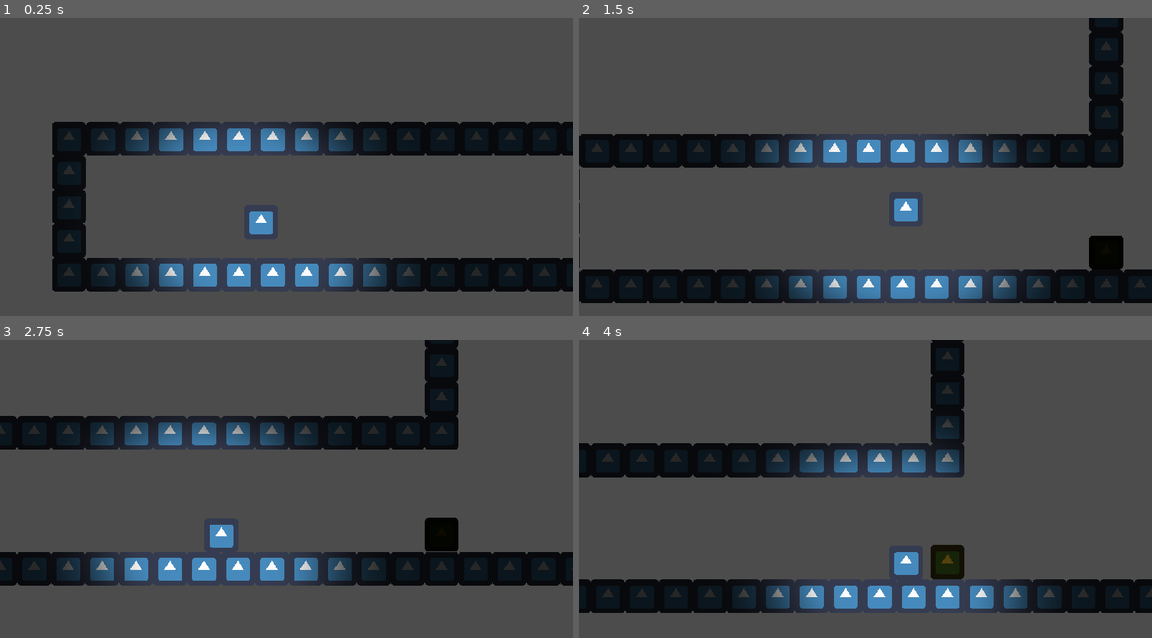
Above: before the commit, frames 1-4 (two rows, left to right).
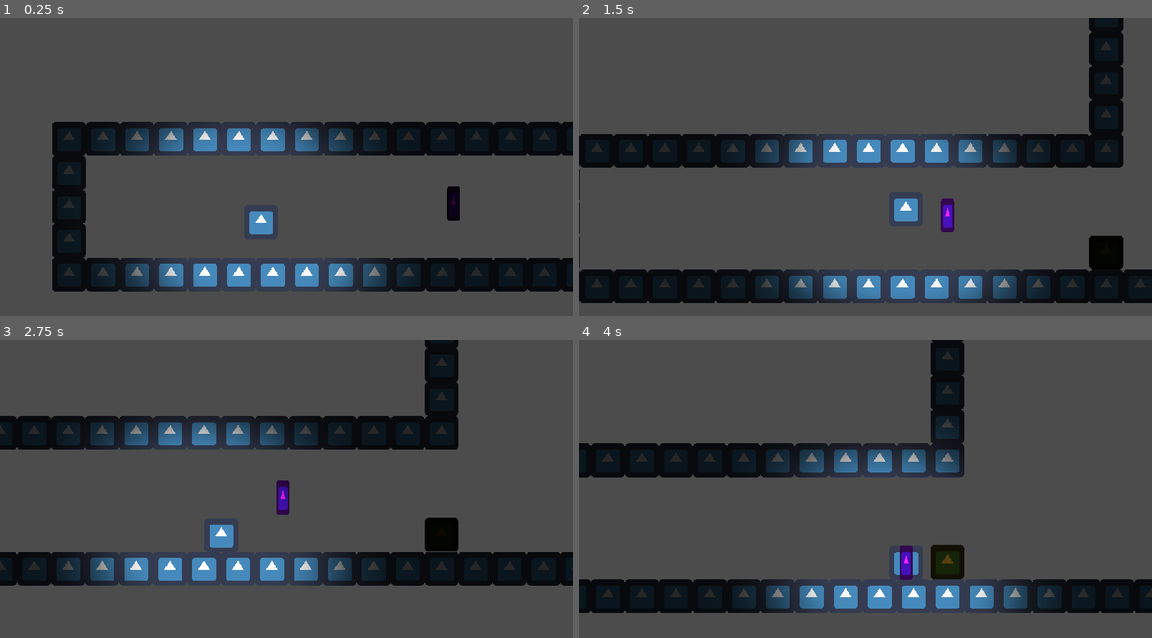
Above: after the commit, the same moments.

Repository: Juankadev/GGJ_2023
Game: Godot game, scene res://MainScene.tscn
Two runs of this game, one before a commit and one after it. Both use one fixed random seed, a clock stepped at 60 frames per second and the inputs below. The engine's default icon, where the game draws it, is replaced by a stand-in: a white triangle on a blue panel in a dark square.
Inputs:
- Up to frame 1 (0.25 s): no input
- Up to frame 2 (1.5 s): hold F (grab) 0.53-1.28 s; hold Right (move_right) from 0.53 s (still down); tap Space (jump) at 0.77 s; tap F (grab) at 1.35 s
- Up to frame 3 (2.75 s): tap Space (jump) at 1.52 s; release Right (move_right) at 2.03 s; hold Left (move_left) from 2.03 s (still down); hold F (grab) from 2.03 s (still down)
- Up to frame 4 (4 s): release Left (move_left) at 2.78 s; release F (grab) at 2.78 s; hold Right (move_right) from 2.78 s (still down); tap F (grab) at 2.85 s; tap Space (jump) at 3.02, 3.77 s; hold F (grab) from 3.53 s (still down)

The runs differ from the first frame. In frame 1, 0.3% of the frame differs, in the area x 78-81%, y 56-69%; in frame 2, 0.3%, in the area x 63-66%, y 60-72%; in frame 3, 0.3%; in frame 4, 0.3%.

Commit message:
Agarrar gema

Diff:
--- /dev/null
+++ b/Gema.gd
@@ -0,0 +1,13 @@
+extends Area2D
+
+var agarrado=false
+var player
+
+func _physics_process(delta):
+	if agarrado:
+		self.position=player.position
+
+func _on_Gema_body_entered(body):
+	if body.get_name()=="Player":
+		agarrado=true
+		player=body
--- /dev/null
+++ b/Gema.tscn
@@ -0,0 +1,23 @@
+[gd_scene load_steps=4 format=2]
+
+[ext_resource path="res://icon.png" type="Texture" id=1]
+[ext_resource path="res://Gema.gd" type="Script" id=2]
+
+[sub_resource type="RectangleShape2D" id=5]
+
+[node name="Gema" type="Area2D"]
+position = Vector2( 2101, -166 )
+scale = Vector2( 0.385189, 1 )
+script = ExtResource( 2 )
+__meta__ = {
+"_edit_group_": true
+}
+
+[node name="Sprite" type="Sprite" parent="."]
+modulate = Color( 1, 0.129412, 1, 1 )
+texture = ExtResource( 1 )
+
+[node name="CollisionShape2D" type="CollisionShape2D" parent="."]
+shape = SubResource( 5 )
+
+[connection signal="body_entered" from="." to="." method="_on_Gema_body_entered"]
--- a/MainScene.tscn
+++ b/MainScene.tscn
@@ -9,6 +9,7 @@
 [ext_resource path="res://box/ParentBox.tscn" type="PackedScene" id=7]
 [ext_resource path="res://musics/GGJ Roots 2023_Lvl1_Loop.wav" type="AudioStream" id=8]
 [ext_resource path="res://346-3466979_now-available-godot-light-texture-clipart.png" type="Texture" id=9]
+[ext_resource path="res://Gema.tscn" type="PackedScene" id=10]
 
 [sub_resource type="ConvexPolygonShape2D" id=1]
 points = PoolVector2Array( 64, 64, 0, 64, 0, 0, 64, 0 )
@@ -244,6 +245,10 @@
 [node name="CanvasModulate" type="CanvasModulate" parent="."]
 color = Color( 0.152941, 0.152941, 0.152941, 1 )
 
+[node name="Gemas" type="Node2D" parent="."]
+
+[node name="Gema" parent="Gemas" instance=ExtResource( 10 )]
+
 [connection signal="body_entered" from="Checkpoints/CheckPointFirst" to="Checkpoints" method="_on_CheckPointFirst_body_entered"]
 [connection signal="body_entered" from="Checkpoints/CheckPointTwo" to="Checkpoints" method="_on_CheckPointTwo_body_entered"]
 [connection signal="timeout" from="Timer" to="SpikesParent_1/Spike" method="_on_Timer_timeout"]
Not shown: 1 places in MainScene.tscn that only renumber resources
